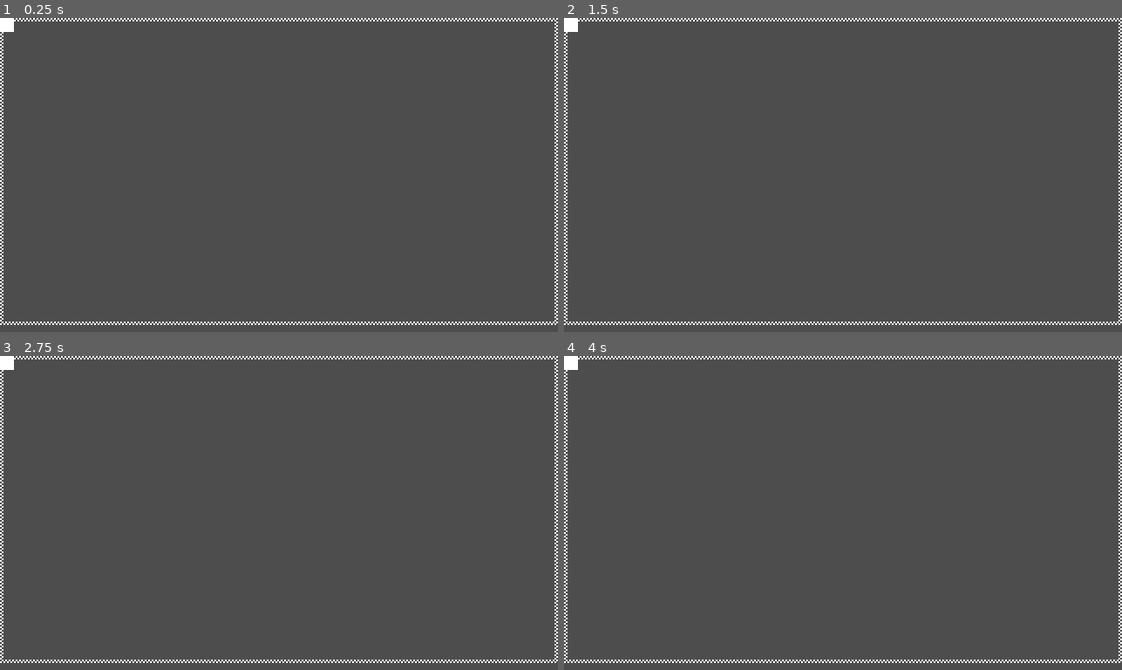
Above: before the commit, frames 1-4 (two rows, left to right).
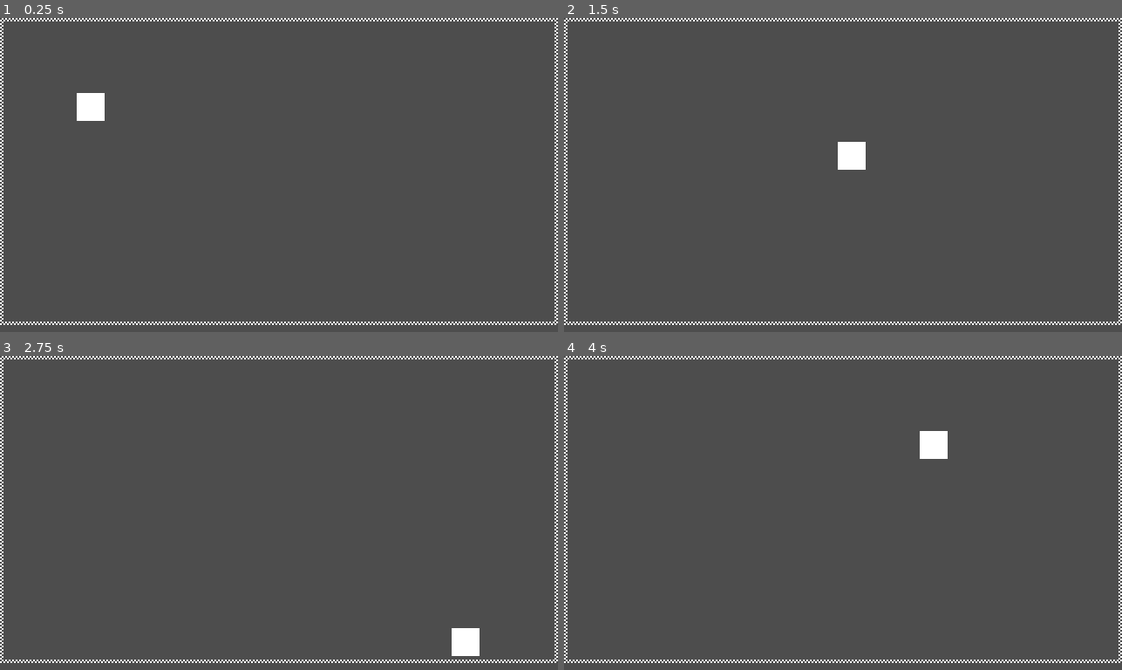
Above: after the commit, the same moments.

Repository: Enoxboo/Project-G
Game: Godot game, scene res://Levels/test_scene.tscn
Same seed, same stepped clock (60 frames per second), same inputs: the game is played once before the commit and once after it.
Inputs:
- Up to frame 1 (0.25 s): no input
- Up to frame 2 (1.5 s): tap Enter at 0.5 s; hold D (move_right) 0.53-1.28 s; hold S (move_down) from 1.28 s (still down)
- Up to frame 3 (2.75 s): release S (move_down) at 2.03 s; hold D (move_right) from 2.03 s (still down)
- Up to frame 4 (4 s): release D (move_right) at 2.78 s; hold W (move_up) 2.78-3.53 s; hold A (move_left) from 3.53 s (still down)

The runs differ from the first frame. In frame 1, 0.5% of the frame differs, in the area x 0-19%, y 0-33%; in frame 2, 0.5%; in frame 3, 0.5%; in frame 4, 0.5%.

Commit message:
Add player movement state machine
Idle and Run states with move_any input action, PlayerData resource with
speed, move_and_slide() in player physics process.

Diff:
--- /dev/null
+++ b/Core/Data/entity_data.gd
@@ -0,0 +1,4 @@
+extends Resource
+class_name EntityData
+
+@export var speed: float
--- a/Levels/test_scene.tscn
+++ b/Levels/test_scene.tscn
@@ -32,6 +32,7 @@
 [node name="TestScene" type="Node2D" unique_id=2027100805]
 
 [node name="Player" parent="." unique_id=1506565469 instance=ExtResource("1_g54tn")]
+position = Vector2(52, 51)
 
 [node name="TileMapLayer" type="TileMapLayer" parent="." unique_id=1349100730]
 tile_map_data = PackedByteArray("AAAAAAAAAAAAAAAAAAATAAAAAAACAAAAAAATAAoAAAACAAIAAAAAAAoAAAAAAAIAAAAAAAkAAAAAAAEAAAAAAA …(848 unchanged characters)…
--- a/Player/States/idle.gd
+++ b/Player/States/idle.gd
@@ -1,8 +1,8 @@
 extends PlayerState
 
-func enter(previous_state_path: String, data := {}) -> void:
-	print("Entrée dans Idle, venait de: ", previous_state_path)
+func enter(_previous_state_path: String, _data := {}) -> void:
+	player.velocity = Vector2.ZERO
 
 func handle_input(event: InputEvent) -> void:
-	if event.is_action_pressed("move_down"):
+	if event.is_action_pressed("move_any"):
 		finished.emit(RUN)
--- a/Player/States/run.gd
+++ b/Player/States/run.gd
@@ -1,8 +1,8 @@
 extends PlayerState
 
-func enter(previous_state_path: String, data := {}) -> void:
-	print("Entrée dans Idle, venait de: ", previous_state_path)
+func physics_update(_delta: float) -> void:
+	var input_direction: Vector2 = Input.get_vector("move_left", "move_right", "move_up", "move_down")
+	player.velocity = player.data.speed * input_direction
 
-func handle_input(event: InputEvent) -> void:
-	if event.is_action_pressed("move_right"):
+	if input_direction.is_equal_approx(Vector2.ZERO):
 		finished.emit(IDLE)
--- a/Player/player.gd
+++ b/Player/player.gd
@@ -1,4 +1,7 @@
 extends CharacterBody2D
 class_name Player
 
-@export var speed := 500.0
+@export var data: PlayerData
+
+func _physics_process(_delta: float) -> void:
+	move_and_slide()
--- a/Player/player.tscn
+++ b/Player/player.tscn
@@ -2,6 +2,7 @@
 
 [ext_resource type="Script" uid="uid://dj4x4ttm2s2lk" path="res://Player/player.gd" id="1_4ntmi"]
 [ext_resource type="Texture2D" uid="uid://bsuc427ivsofb" path="res://Assets/player.png" id="1_l8h54"]
+[ext_resource type="Resource" uid="uid://xctyol8fgyix" path="res://Player/player_data.tres" id="2_fhl08"]
 [ext_resource type="Script" uid="uid://bdpfygchw1hvu" path="res://Core/FSM/state_machine.gd" id="3_k53q1"]
 [ext_resource type="Script" uid="uid://dc187wlk0x6w1" path="res://Player/States/idle.gd" id="4_fhl08"]
 [ext_resource type="Script" uid="uid://b3t7ejt1qvkue" path="res://Player/States/run.gd" id="5_k53q1"]
@@ -12,6 +13,7 @@
 [node name="Player" type="CharacterBody2D" unique_id=1506565469]
 collision_layer = 2
 script = ExtResource("1_4ntmi")
+data = ExtResource("2_fhl08")
 
 [node name="Sprite" type="Sprite2D" parent="." unique_id=467395404]
 texture = ExtResource("1_l8h54")
--- /dev/null
+++ b/Player/player_data.gd
@@ -0,0 +1,2 @@
+extends EntityData
+class_name PlayerData
--- /dev/null
+++ b/Player/player_data.tres
@@ -0,0 +1,8 @@
+[gd_resource type="Resource" script_class="PlayerData" format=3 uid="uid://xctyol8fgyix"]
+
+[ext_resource type="Script" uid="uid://cusrq2sbwqnpc" path="res://Player/player_data.gd" id="1_xjjgw"]
+
+[resource]
+script = ExtResource("1_xjjgw")
+speed = 150.0
+metadata/_custom_type_script = "uid://cusrq2sbwqnpc"
--- a/project.godot
+++ b/project.godot
@@ -19,8 +19,8 @@
 
 window/size/viewport_width=320
 window/size/viewport_height=180
-window/size/window_width_override=1920
-window/size/window_height_override=1080
+window/size/window_width_override=960
+window/size/window_height_override=540
 window/stretch/mode="viewport"
 window/stretch/aspect="expand"
 
@@ -35,6 +35,14 @@
 
 [input]
 
+move_any={
+"deadzone": 0.2,
+"events": [Object(InputEventKey,"resource_local_to_scene":false,"resource_name":"","device":-1,"window_id":0,"alt_pressed":false,"shift_pressed":false,"ctrl_pressed":false,"meta_pressed":false,"pressed":false,"keycode":0,"physical_keycode":87,"key_label":0,"unicode":122,"location":0,"echo":false,"script":null)
+, Object(InputEventKey,"resource_local_to_scene":false,"resource_name":"","device":-1,"window_id":0,"alt_pressed":false,"shift_pressed":false,"ctrl_pressed":false,"meta_pressed":false,"pressed":false,"keycode":0,"physical_keycode":65,"key_label":0,"unicode":113,"location":0,"echo":false,"script":null)
+, Object(InputEventKey,"resource_local_to_scene":false,"resource_name":"","device":-1,"window_id":0,"alt_pressed":false,"shift_pressed":false,"ctrl_pressed":false,"meta_pressed":false,"pressed":false,"keycode":0,"physical_keycode":83,"key_label":0,"unicode":115,"location":0,"echo":false,"script":null)
+, Object(InputEventKey,"resource_local_to_scene":false,"resource_name":"","device":-1,"window_id":0,"alt_pressed":false,"shift_pressed":false,"ctrl_pressed":false,"meta_pressed":false,"pressed":false,"keycode":0,"physical_keycode":68,"key_label":0,"unicode":100,"location":0,"echo":false,"script":null)
+]
+}
 move_right={
 "deadzone": 0.2,
 "events": [Object(InputEventKey,"resource_local_to_scene":false,"resource_name":"","device":-1,"window_id":0,"alt_press …(192 unchanged characters)…
Not shown, added: Core/Data/entity_data.gd.uid
Not shown, added: Player/player_data.gd.uid
